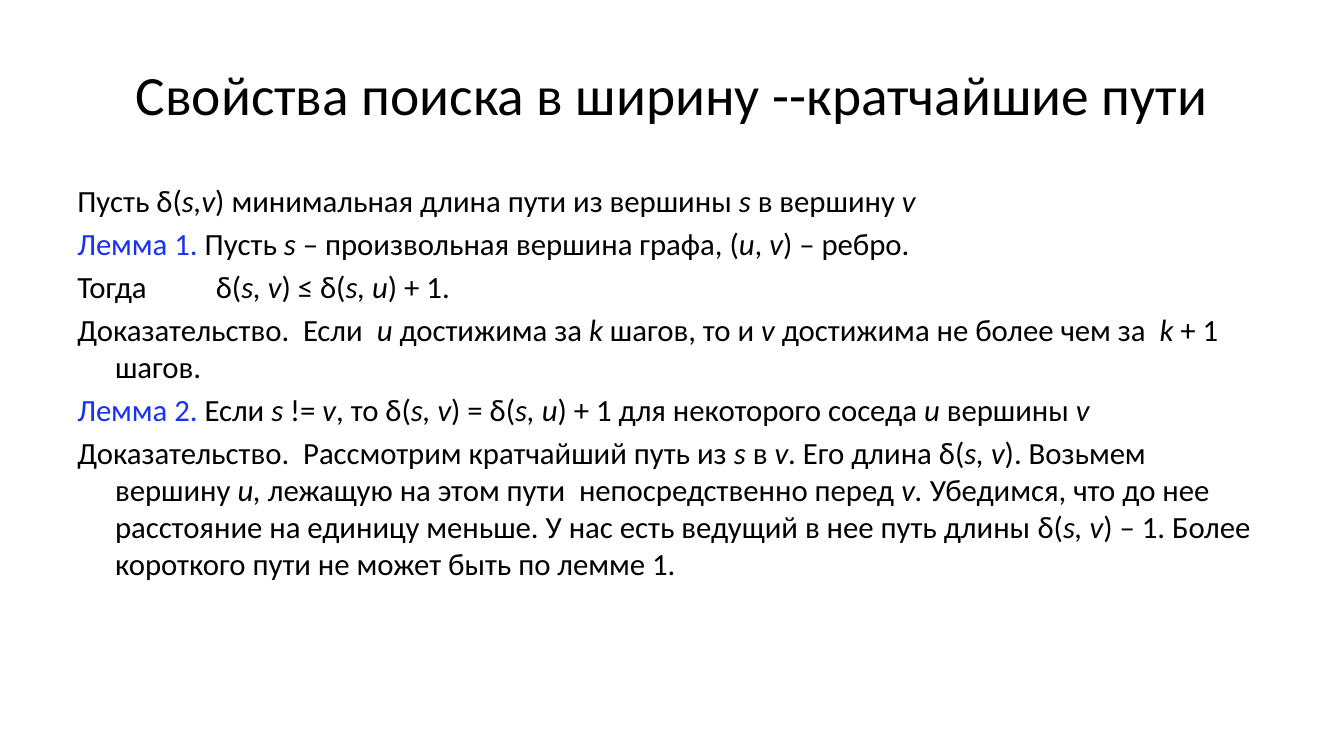
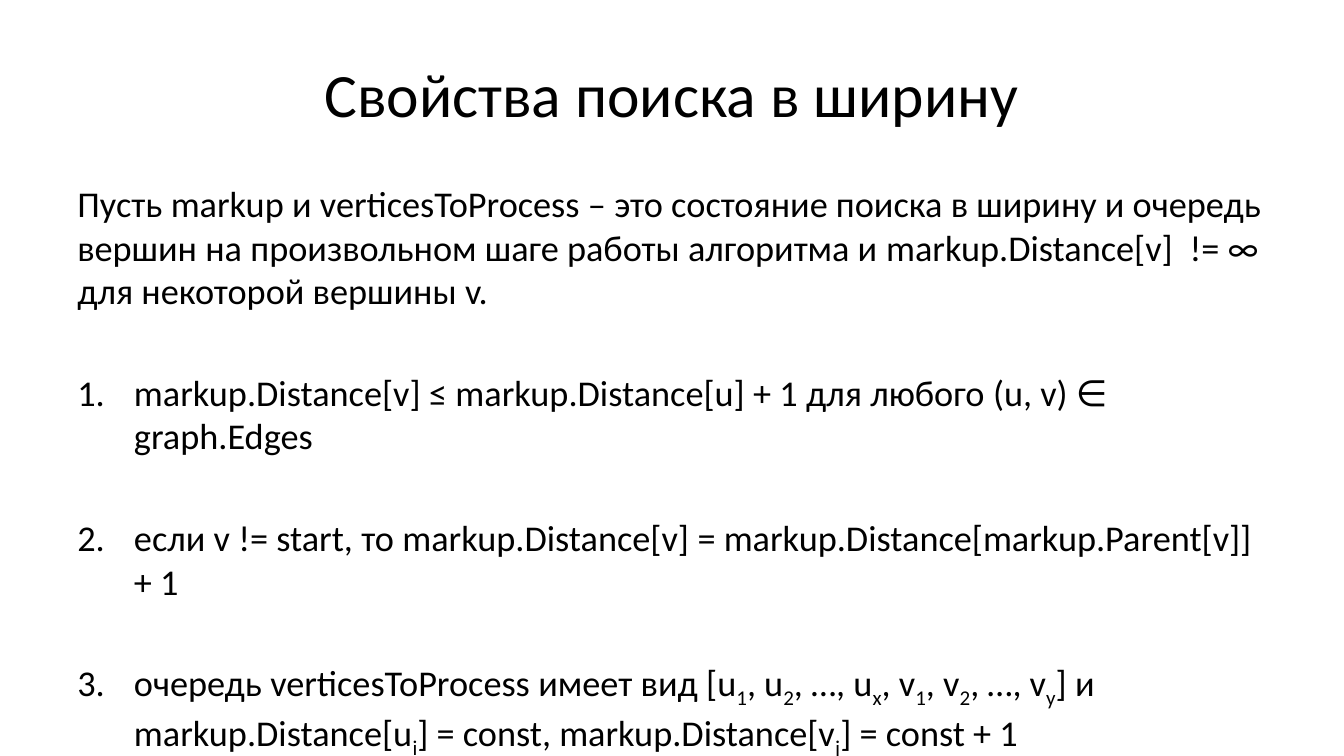
Before and after one commit to Evgueni-Petrov-aka-espetrov/Algorithms-and-Programming-in-C-pptx, a slide deck: slide 12 of 16 Обходы и каркасы графа.pptx (slide 14 before the commit). Drawn at 1344x756 pixels with LibreOffice and Linux fonts; fonts in the diff are those of the drawing. Boxes give left, top, right and bottom in pixels: in the first picture for what was removed or moved away, otherwise in the second. Text is boxed around its words. In the diff, an @@ line names an element or a change of style, - is before the commit and + after.

Commit message:
правильное доказательство корректности алг. Прима

```diff
--- a/16 Обходы и каркасы графа.pptx
+++ b/16 Обходы и каркасы графа.pptx
@@ title at (325, 75, 1018, 127): text changed; size 39.6 to 44 pt @@
-Свойства поиска в ширину --кратчайшие пути
+Свойства поиска в ширину
@@ text at (77, 191, 1261, 752): text changed; size 22 to 25.9 pt @@
-Пусть δ(s,v) минимальная длина пути из вершины s в вершину v
-Лемма 1. Пусть s – произвольная вершина графа, (u, v) – ребро.
-Тогда δ(s, v) ≤ δ(s, u) + 1.
-Доказательство. Если u достижима за k шагов, то и v достижима не более чем за k + 1 шагов.
-Лемма 2. Если s != v, то δ(s, v) = δ(s, u) + 1 для некоторого соседа u вершины v
-Доказательство. Рассмотрим кратчайший путь из s в v. Его длина δ(s, v). Возьмем вершину u, лежащую на этом пути непосредственно перед v. Убедимся, что до нее расстояние на единицу меньше. У нас есть ведущий в нее путь длины δ(s, v) – 1. Более короткого пути не может быть по лемме 1.
+Пусть markup и verticesToProcess – это состояние поиска в ширину и очередь вершин на произвольном шаге работы алгоритма и markup.Distance[v] != ∞ для некоторой вершины v.
+1. markup.Distance[v] ≤ markup.Distance[u] + 1 для любого (u, v) ∈ graph.Edges
+2. если v != start, то markup.Distance[v] = markup.Distance[markup.Parent[v]] + 1
+3. очередь verticesToProcess имеет вид [u1, u2, …, ux, v1, v2, …, vy] и markup.Distance[ui] = const, markup.Distance[vj] = const + 1
```
Also in this commit, not shown: 17 other slides changed, 12 slides added, 33 slides removed.
